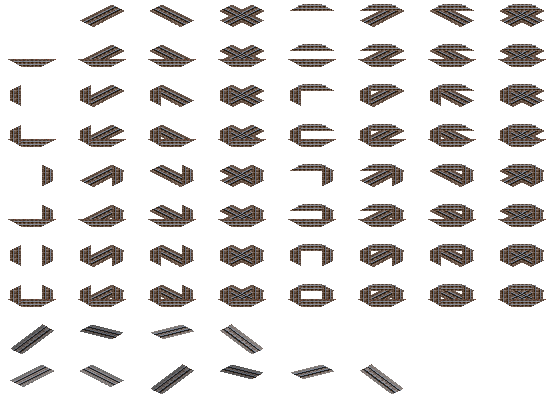
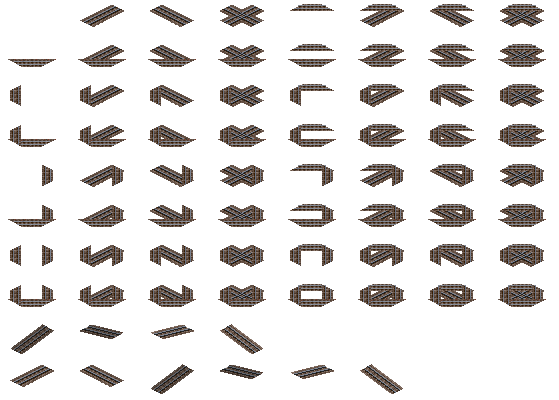
Layered file, before and after one edit (w=559, h=400). Changes by layer:
renamed "b_parts_shin_jp_conc_blst_2" to "b_parts_1435_jp_conc_blst_2", painted on it over 80, 365, 124, 387
renamed "b_parts_shin_jp_conc_blst_1" to "b_parts_1435_jp_conc_blst_1", painted on it over 10, 365, 54, 387
renamed "b_parts_shin_jp_conc_blst_slopes copy" to "b_parts_1435_jp_conc_blst_slopes copy", painted on it over 151, 364, 403, 394
renamed "b_parts_shin_jp_conc_blst_slopes" to "b_parts_1435_jp_conc_blst_slopes", painted on it over 11, 324, 263, 354
